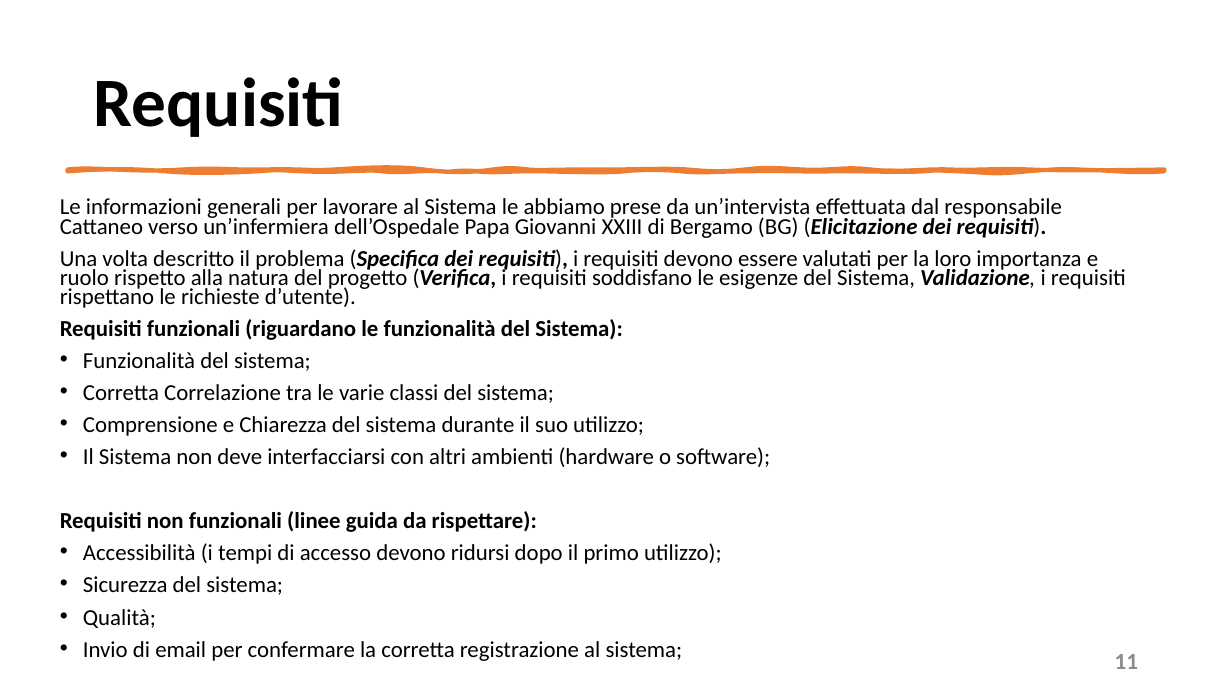
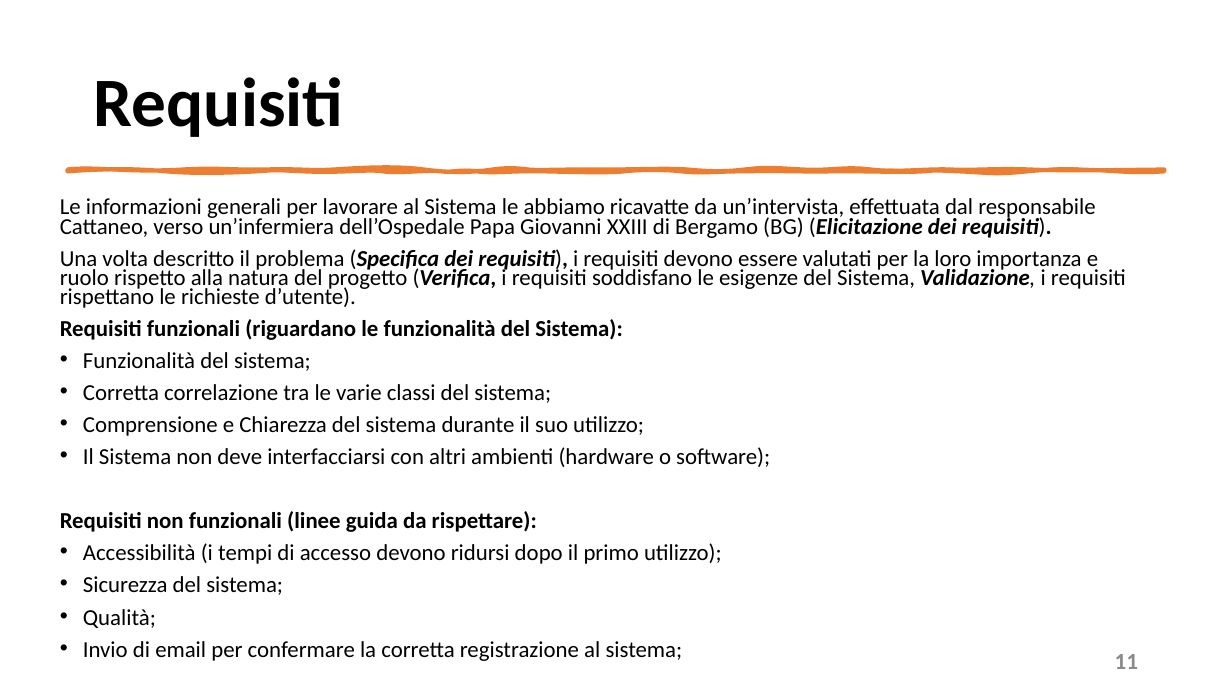
Before and after one commit to mangilimatteo/Progetto_Ingegneria_Software_Cattaneo_Mangili_Saini, a slide deck: slide 11 of Presentazione/Presentazione_Progetto.pptx. Drawn at 1232x693 pixels with LibreOffice and Linux fonts; fonts in the diff are those of the drawing. Boxes give left, top, right and bottom in pixels: in the first picture for what was removed or moved away, otherwise in the second. Text is boxed around its words. In the diff, an @@ line names an element or a change of style, - is before the commit and + after.

```diff
--- a/Presentazione/Presentazione_Progetto.pptx
+++ b/Presentazione/Presentazione_Progetto.pptx
@@ text at [60, 198, 1095, 238]: text changed @@
-Le informazioni generali per lavorare al Sistema le abbiamo prese da un’intervista effettuata dal responsabile Cattaneo verso un’infermiera dell’Ospedale Papa Giovanni XXIII di Bergamo (BG) (Elicitazione dei requisiti).
+Le informazioni generali per lavorare al Sistema le abbiamo ricavatte da un’intervista, effettuata dal responsabile Cattaneo, verso un’infermiera dell’Ospedale Papa Giovanni XXIII di Bergamo (BG) (Elicitazione dei requisiti).
@@ text at [83, 384, 551, 403]: text changed @@
-• Corretta Correlazione tra le varie classi del sistema;
+• Corretta correlazione tra le varie classi del sistema;
```
Also in this commit, not shown: 11 other slides changed.
